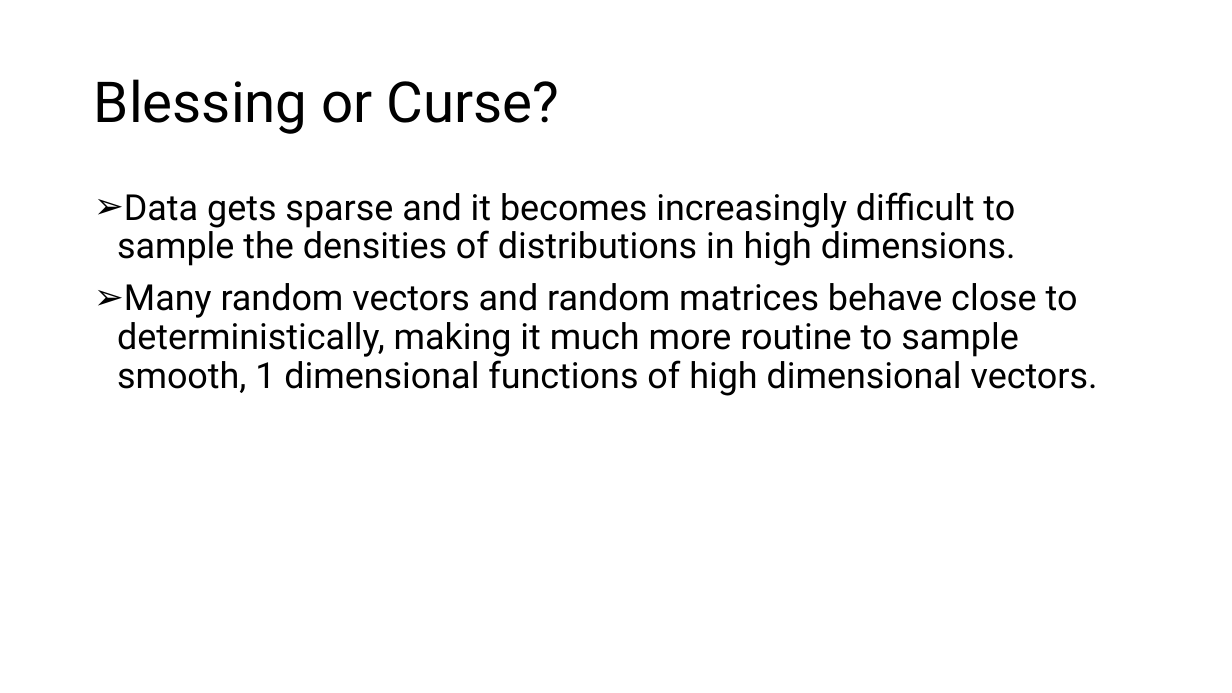
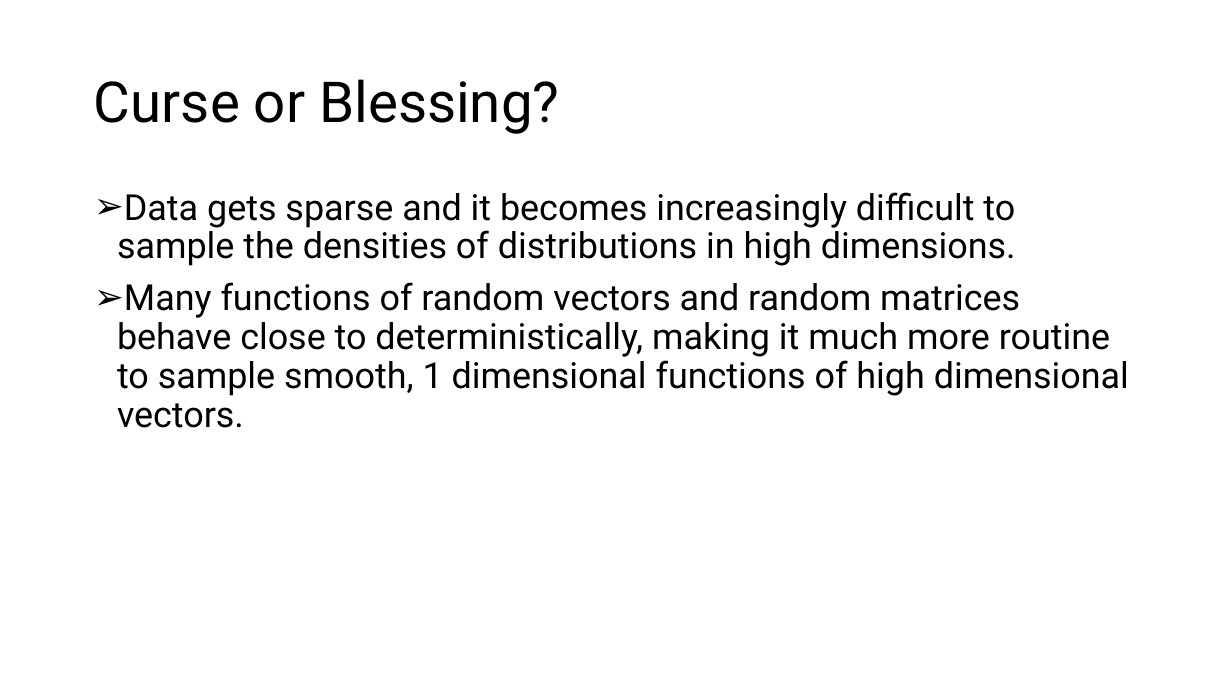
Before and after one commit to HuwWDay/BlurseOfDimensionality, a slide deck: slide 13 of The Blurse of Dimensionality.pptx (slide 11 before the commit). Drawn at 1232x693 pixels with LibreOffice and Linux fonts; fonts in the diff are those of the drawing. Boxes give left, top, right and bottom in pixels: in the first picture for what was removed or moved away, otherwise in the second. Text is boxed around its words. In the diff, an @@ line names an element or a change of style, - is before the commit and + after.

```diff
--- a/The Blurse of Dimensionality.pptx
+++ b/The Blurse of Dimensionality.pptx
@@ title at (94, 79, 559, 134): text changed @@
-Blessing or Curse?
+Curse or Blessing?
@@ text at (117, 282, 1129, 428): text changed @@
-➢ Many random vectors and random matrices behave close to deterministically, making it much more routine to sample smooth, 1 dimensional functions of high dimensional vectors.
+➢ Many functions of random vectors and random matrices behave close to deterministically, making it much more routine to sample smooth, 1 dimensional functions of high dimensional vectors.
```
Also in this commit, not shown: 9 other slides changed, 5 slides added, 4 other files.
